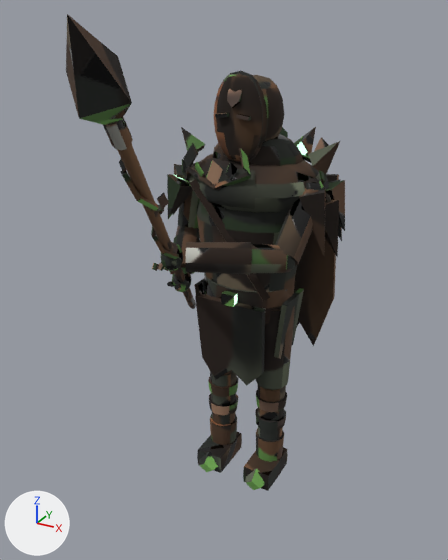
The glTF model assets/models/grove_warden_hd.glb, before and after one commit.
One viewpoint serves both versions: a 50 mm lens placed at (1.05, -2.12, 1.96), pointed at (0.09, -0.38, 1.1). Every picture has the same lights, and +X, +Y and +Z are marked at lower left. The older version comes first. Vertices at exactly the same position are counted once.

Names of what the first picture shows: 'GroveWardenMesh'.
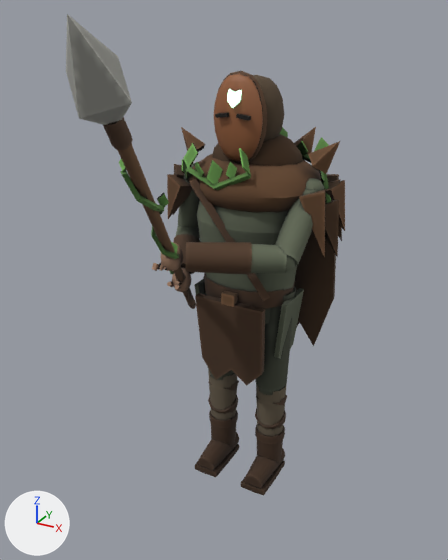
Changed parts and their boxes (x1, y1, x2, y2) in the pictures (448 x 560 px; the box of a moved part takes in the faces that stretch with it):
'GroveWardenMesh', reshaped: before (66, 14, 345, 491); after (66, 14, 345, 496)
part 1 of me_grovewardenmesh, moved or reshaped: before (210, 414, 237, 445); after (211, 424, 236, 448)
part 2 of me_grovewardenmesh, moved or reshaped: before (256, 429, 284, 462); after (209, 410, 238, 428)
part 3 of me_grovewardenmesh, added (brown): after (257, 439, 283, 465)
part 4 of me_grovewardenmesh, added: after (255, 425, 285, 444)
part 5 of me_grovewardenmesh, rebuilt: before (197, 432, 242, 473); after (198, 432, 239, 470)
part 6 of me_grovewardenmesh, rebuilt: before (243, 447, 288, 491); after (244, 448, 285, 488)
part 7 of me_grovewardenmesh, added (mostly hidden): after (210, 372, 233, 380)
part 8 of me_grovewardenmesh, added: after (258, 386, 284, 395)
part 9 of me_grovewardenmesh, moved or reshaped: before (199, 290, 295, 490); after (195, 277, 296, 496)
part 10 of me_grovewardenmesh, surface changed (lighter): (66, 14, 345, 436) in both

Edits to the bpy script that builds the scene:
```text
Change me_grovewardenmesh:
    used by ob_grovewardenmesh; location = (0.0, 0.0, 0.0)
    remove me_grovewardenmesh.from_pydata(...)  # 4315 vertices, 8169 faces; spans x -0.46..0.37, y -1.37..0.32, z -0.01..1.95
    add me_grovewardenmesh.from_pydata(...)  # 4563 vertices, 8649 faces; spans x -0.46..0.37, y -1.37..0.32, z 0.0..1.95
    me_grovewardenmesh part 1: the loose piece of 38 vertices spanning x -0.18..-0.06, y -0.07..0.07, z 0.08..0.2 is scaled about its middle by (0.947, 0.947, 1.33), then moved by (0.0, 0.0, -0.01)
    me_grovewardenmesh part 2: the loose piece of 38 vertices spanning x 0.06..0.18, y -0.07..0.07, z 0.08..0.2 is scaled about its middle by (1.07, 1.07, 0.333), then moved by (-0.24, 0.0, 0.07)
    me_grovewardenmesh part 3: the loose piece of 38 vertices spanning x 0.06..0.18, y -0.07..0.07, z 0.08..0.2 is copied, and the copy is scaled about its middle by (0.947, 0.947, 1.33), then moved by (0.0, 0.0, -0.01); it spans x 0.06..0.18, y -0.06..0.06, z 0.05..0.21
    me_grovewardenmesh part 4: the loose piece of 38 vertices spanning x 0.06..0.18, y -0.07..0.07, z 0.08..0.2 is copied, and the copy is scaled about its middle by (1.07, 1.07, 0.333), then moved by (0.0, 0.0, 0.07); it spans x 0.05..0.19, y -0.07..0.07, z 0.19..0.23
    me_grovewardenmesh part 5: the loose piece of 26 vertices spanning x -0.19..-0.05, y -0.15..0.08, z 0.0..0.09 is rebuilt with 38 vertices and now spans x -0.18..-0.06, y -0.17..0.06, z 0.0..0.12
    me_grovewardenmesh part 6: the loose piece of 26 vertices spanning x 0.05..0.19, y -0.15..0.08, z 0.0..0.09 is rebuilt with 38 vertices and now spans x 0.06..0.18, y -0.17..0.06, z 0.0..0.12
    me_grovewardenmesh part 7: a new loose piece of 86 vertices spanning x -0.18..-0.06, y -0.08..0.06, z 0.41..0.55, in mat_grovewardenmesh_baked
    me_grovewardenmesh part 8: a new loose piece of 86 vertices spanning x 0.06..0.18, y -0.08..0.06, z 0.41..0.55, in mat_grovewardenmesh_baked
    me_grovewardenmesh part 9: 88 vertices moved from x -0.19..0.19, y -0.07..0.06, z 0.2..0.48 to x -0.19..0.19, y -0.07..0.06, z 0.21..0.48; 236 vertices removed from x -0.21..0.21, y -0.18..0.09, z -0.01..0.86; 212 vertices added at x -0.2..0.2, y -0.18..0.09, z 0.0..0.92
    me_grovewardenmesh part 10: 7280 kept faces spanning x -0.46..0.37, y -1.37..0.32, z 0.21..1.95 get new texture (UV) coordinates
```
